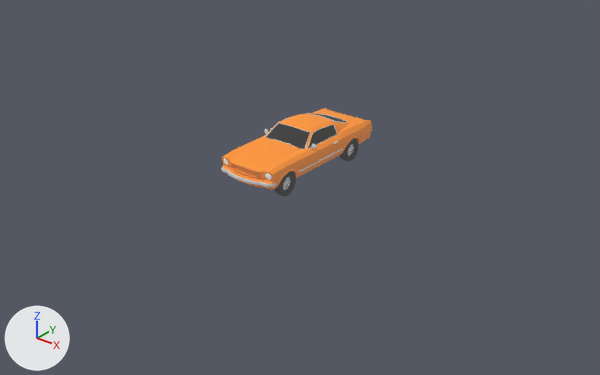
Before and after pictures for a commit that changed the Blender file Mustang Car/017-mustang.blend.
Before and after are seen from a 50 mm camera at (9.49, -11.76, 6.91) aimed at (0.43, -0.43, -0.11). Lighting does not change. The marker at lower left points along +X, +Y and +Z.

Names of what the first picture shows: 'Mustang', 'Tires Front'.
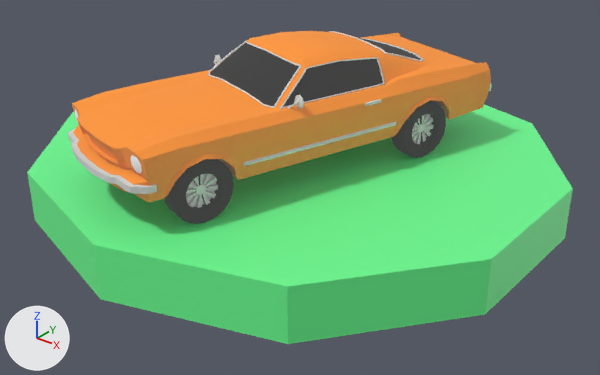
What differs and where, as boxes [x1, y1, x2, y2] in the pictures (600 x 375 px):
'Ground', added (green): after [27, 105, 573, 344]
'Mustang', moved, turned, rescaled: before [221, 108, 372, 190]; after [68, 31, 492, 202]
'Tires Front', moved, turned, rescaled: before [274, 171, 296, 196]; after [164, 159, 234, 224]
'Tires Back', moved, turned, rescaled: before [339, 138, 358, 161]; after [391, 100, 446, 158]

Patch to the scene script:
```diff
--- a/Mustang Car/017-mustang.blend.py
+++ b/Mustang Car/017-mustang.blend.py
@@ mat_material @@
+mat_material = principled_material('Material')
+mat_material.base_color = (0.151, 1.0, 0.293)  # green #6cff93
@@ me_cylinder @@
+me_cylinder.from_pydata(...)  # a 10-sided cylinder along z spanning x -4.76..4.76, y -5.0..5.0, z -0.5..0.5
+me_cylinder.materials.append(mat_material)  # green #6cff93
@@ ob_tires_front @@
 ob_tires_front = bpy.data.objects.new('Tires Front', me_circle_001)
-ob_tires_front.location = (0.53, -1.04, 0.25)
+ob_tires_front.location = (0.62, -3.33, 1.05)
+ob_tires_front.rotation_euler = (0.0, 0.0, -0.297)  # degrees (0, 0, -17)
+ob_tires_front.scale = (2.31, 2.31, 2.31)
 _m = ob_tires_front.modifiers.new('Mirror', 'MIRROR')
@@ ob_mustang @@
 ob_mustang = bpy.data.objects.new('Mustang', me_circle)
-ob_mustang.location = (0.0, 0.0, 0.0)
+ob_mustang.location = (0.15, -0.68, 0.48)
+ob_mustang.rotation_euler = (0.0, 0.0, -0.297)  # degrees (0, 0, -17)
+ob_mustang.scale = (2.31, 2.31, 2.31)
@@ ob_ground @@
+ob_ground = bpy.data.objects.new('Ground', me_cylinder)
+ob_ground.location = (0.0, 0.0, 0.0)
+ob_ground.scale = (1.05, 1.0, 1.0)
```
